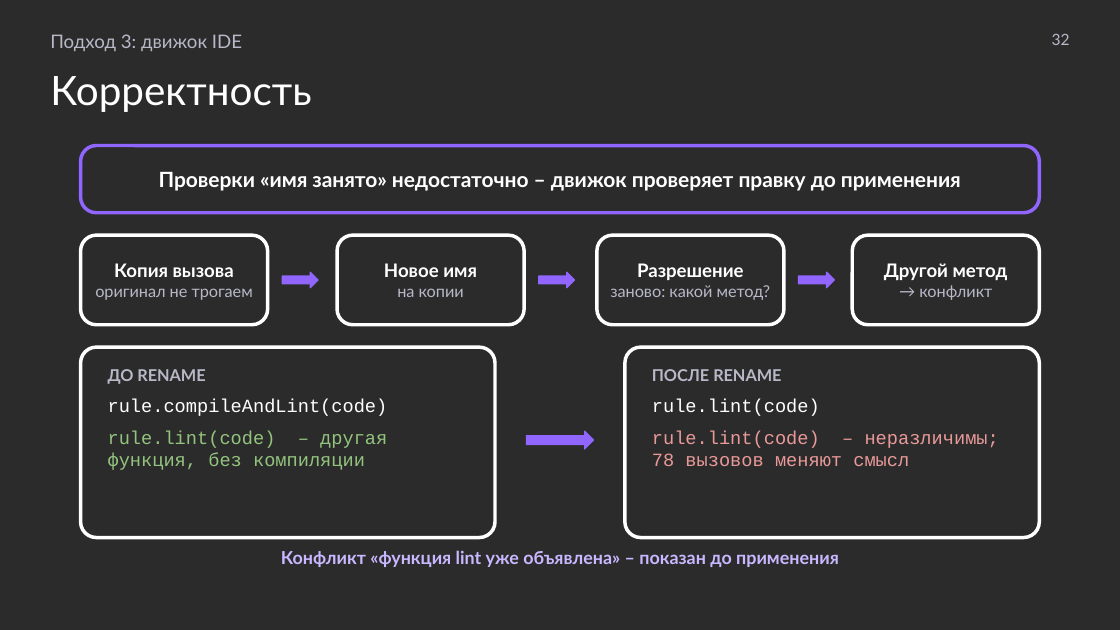
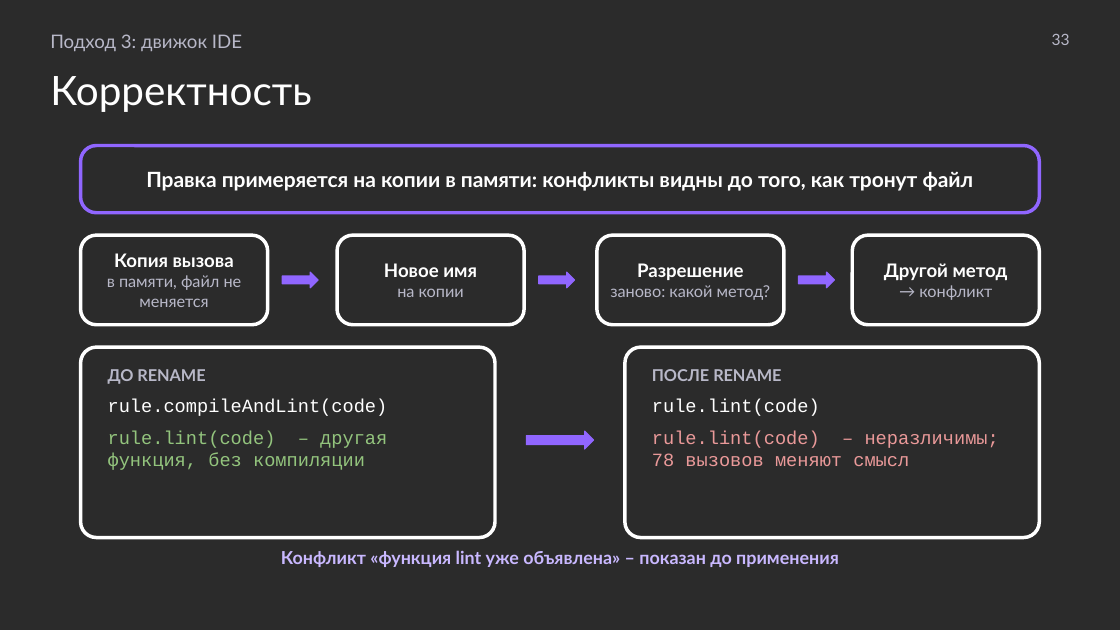
Before and after one commit to MchKosticyn/ide-refactoring-in-ai-agents, a slide deck: slide 33 of Доклад_ Рефакторинг в ИИ-агентах.pptx (slide 32 before the commit). Drawn at 1120x630 pixels with LibreOffice and Linux fonts; fonts in the diff are those of the drawing; background and template pictures are left out; a plain dark background stands for a picture behind light text. Boxes give left, top, right and bottom in pixels: in the first picture for what was removed or moved away, otherwise in the second. Text is boxed around its words. In the diff, an @@ line names an element or a change of style, - is before the commit and + after.

```diff
--- a/Доклад_ Рефакторинг в ИИ-агентах.pptx
+++ b/Доклад_ Рефакторинг в ИИ-агентах.pptx
@@ text at (x1=1052, y1=34, x2=1070, y2=45): text changed @@
-32
+33
@@ text in rounded rectangle at (x1=146, y1=172, x2=974, y2=191): text changed @@
-Проверки «имя занято» недостаточно – движок проверяет правку до применения
+Правка примеряется на копии в памяти: конфликты видны до того, как тронут файл
@@ text in rounded rectangle at (x1=107, y1=275, x2=242, y2=307): text changed @@
-оригинал не трогаем
+в памяти, файл не меняется
```
Also in this commit, not shown: 26 other slides changed, 1 slide added, 1 other file.
